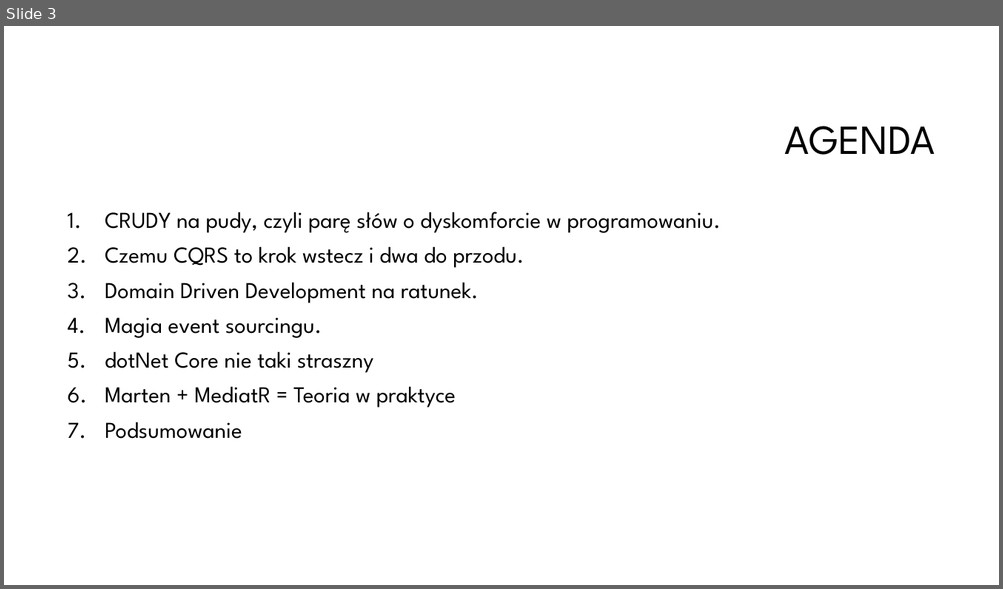
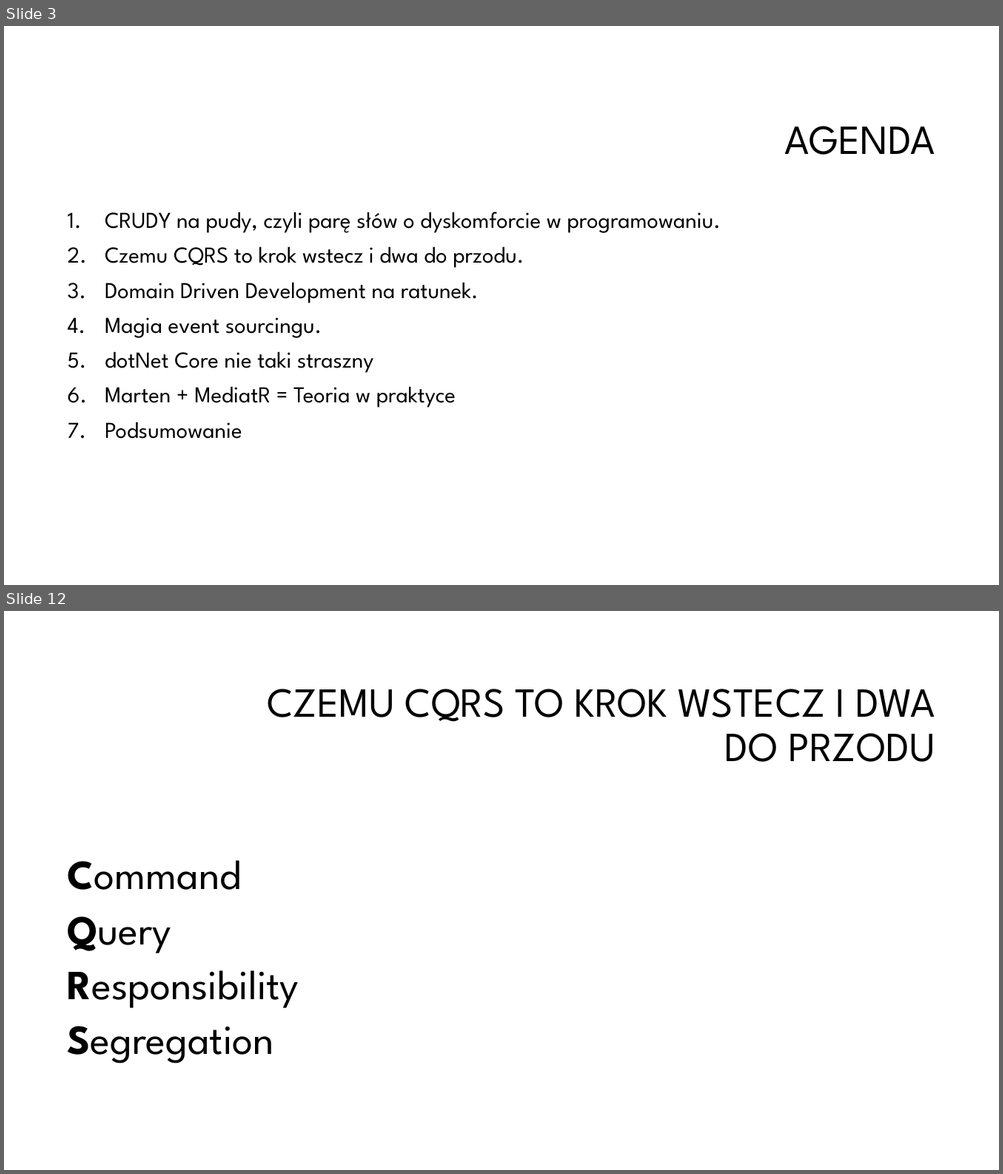
Before and after one commit to oskardudycz/EventSourcing.NetCore, a slide deck: Slides.pptx. Shown one above the other, each under a label of ours: slide 3 before the commit, slides 3 and 12 after it; the slides between them are not shown. The pictures are 1003x589 and 1003x1174 pixels, drawn with LibreOffice and Linux fonts; fonts in the diff are those of the drawing; background and template pictures are left out. Boxes give left, top, right and bottom in pixels: in the first picture for what was removed or moved away, otherwise in the second. Text is boxed around its words. In the diff, an @@ line names an element or a change of style, - is before the commit and + after.

```diff
--- a/Slides.pptx
+++ b/Slides.pptx
@@ slide 12 added at [4,611,999,1170], background #FFFFFF @@
@@ title added at [267,689,935,762], 40 pt, text #000000 @@
+CZEMU CQRS TO KROK WSTECZ I DWA DO PRZODU
@@ text added at [68,860,299,1064], 40 pt, text #000000 @@
+Command
+Query
+Responsibility
+Segregation
```
Also in this commit, not shown: 8 other slides added.
